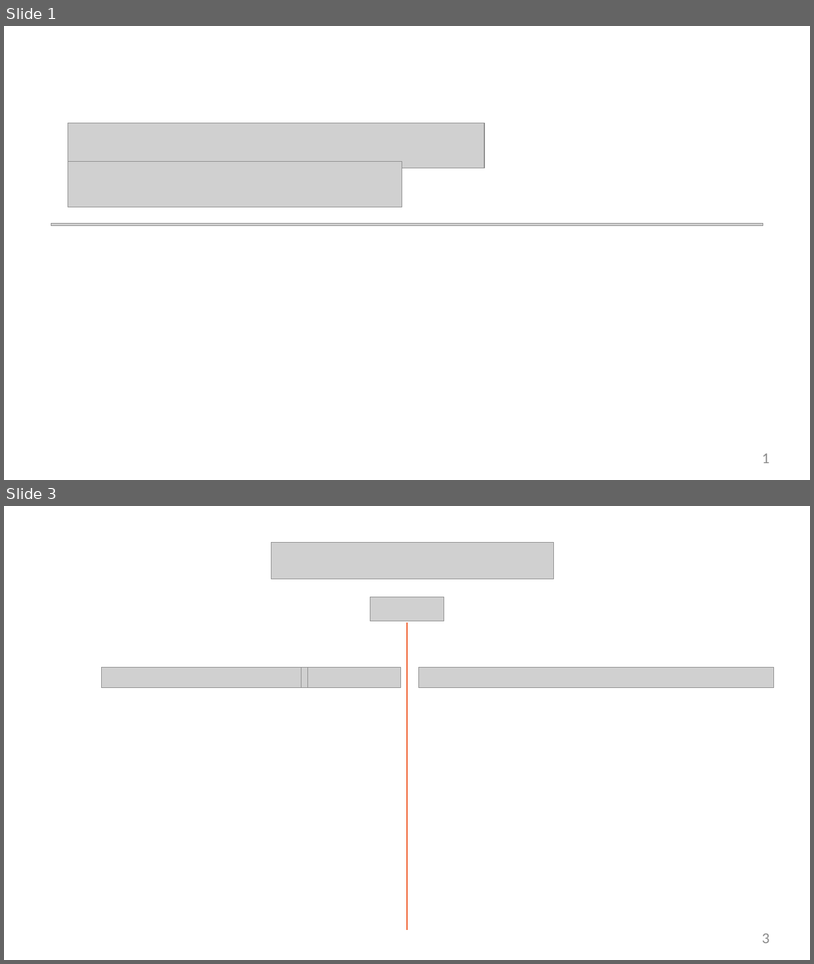
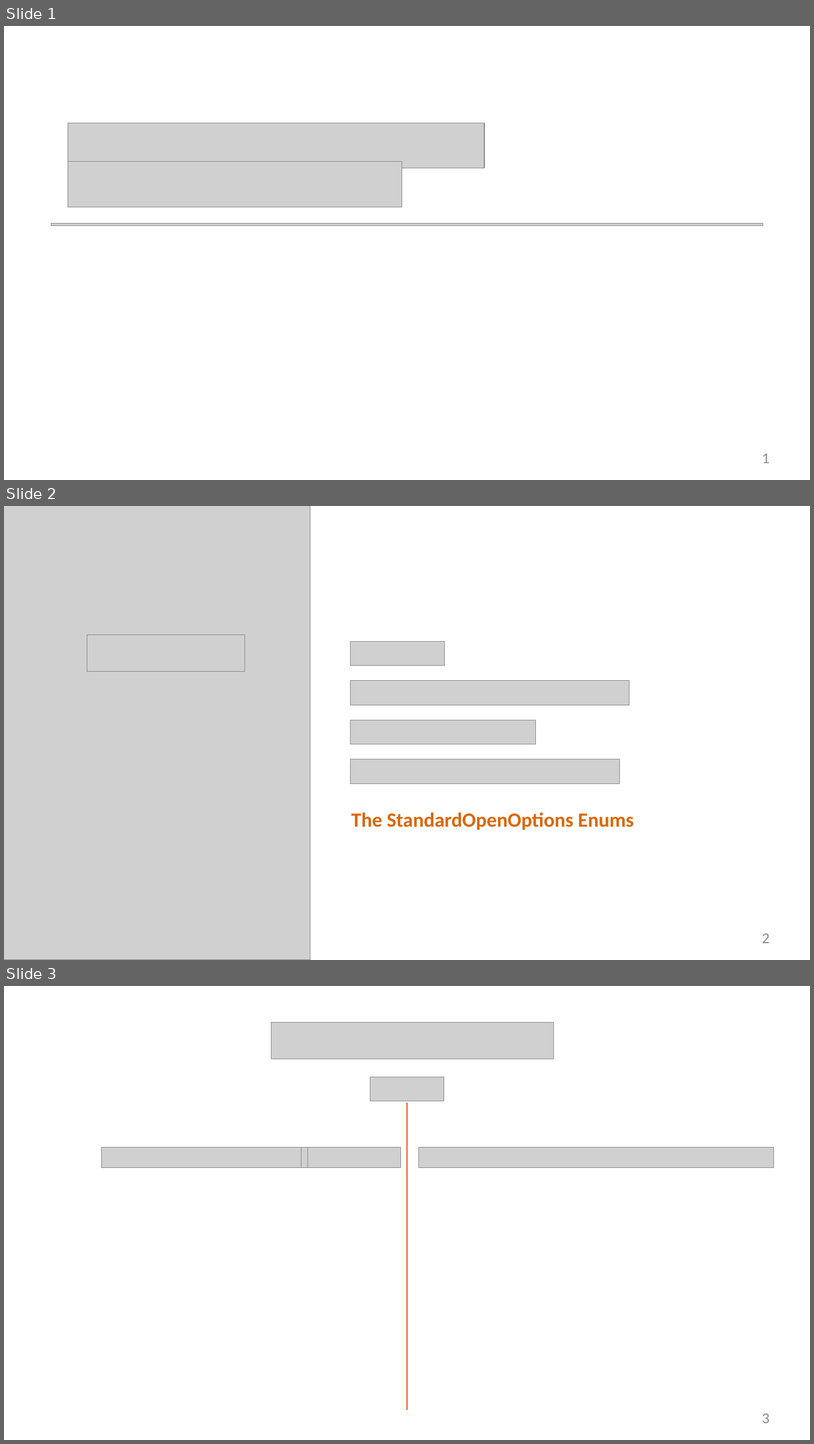
Before and after one commit to StevenJoseph19/DXC-FSD, a slide deck: 1. Core Java/Day 6/Slides/18. Input and Output with Streams and Files/input-and-output-with-streams-and-files-slides.pptx. Shown one above the other, each under a label of ours: slides 1 and 3 before the commit, slides 1, 2 and 3 after it; the slides between them are not shown. The pictures are 814x964 and 814x1444 pixels, drawn with LibreOffice and Linux fonts; fonts in the diff are those of the drawing; grey boxes stand for pictures. Boxes give left, top, right and bottom in pixels: in the first picture for what was removed or moved away, otherwise in the second. Text is boxed around its words. In the diff, an @@ line names an element or a change of style, - is before the commit and + after.

```diff
--- a/1. Core Java/Day 6/Slides/18. Input and Output with Streams and Files/input-and-output-with-streams-and-files-slides.pptx
+++ b/1. Core Java/Day 6/Slides/18. Input and Output with Streams and Files/input-and-output-with-streams-and-files-slides.pptx
@@ slide 2 added at [4,506,810,960], background #FFFFFF @@
@@ picture added at [4,506,311,960] @@
@@ picture added at [87,635,245,671] @@
@@ picture added at [351,641,444,665] @@
@@ picture added at [351,680,630,705] @@
@@ picture added at [351,720,536,744] @@
@@ picture added at [351,759,620,784] @@
@@ text added at [351,812,634,830], 24 pt, text #DB6709, bold @@
+The StandardOpenOptions Enums
@@ page number added at [762,933,770,943], 18 pt, text #8C8C8C @@
+2
```
Also in this commit, not shown: 1 slide removed, 3 other files.
